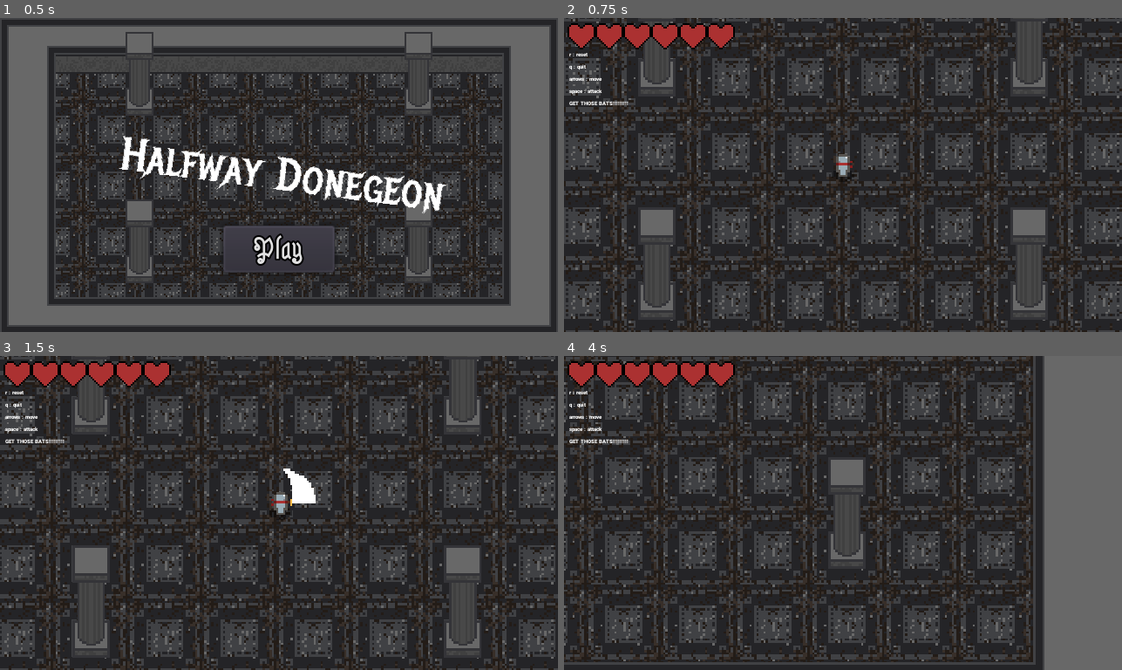
Above: before the commit, frames 1-4 (two rows, left to right).
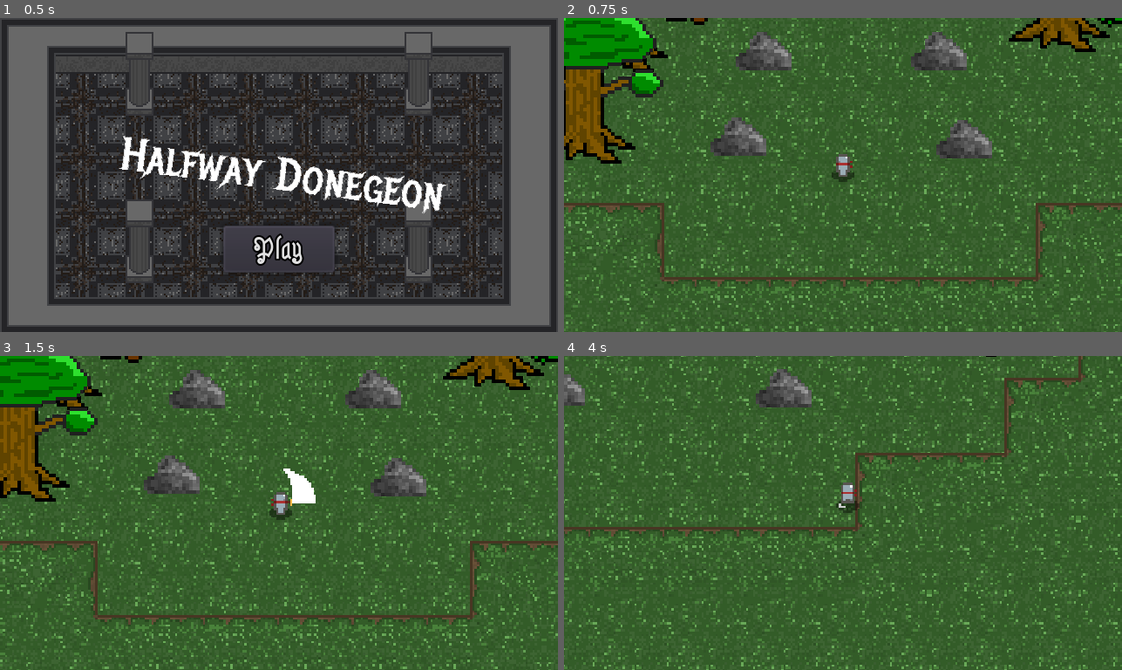
Above: after the commit, the same moments.

Repository: jxprovost/Final_Project-Team_5
Game: Godot game, scene res://World/Menu.tscn
Two runs of this game, one before a commit and one after it. Both use one fixed random seed, a clock stepped at 60 frames per second and the inputs below.
Inputs:
- Up to frame 1 (0.5 s): no input
- Up to frame 2 (0.75 s): click "Play" at 0.5 s
- Up to frame 3 (1.5 s): hold Right (ui_right) from 1.28 s (still down); tap Space (attack) at 1.35 s
- Up to frame 4 (4 s): release Right (ui_right) at 2.03 s; hold Down (ui_down) 2.03-2.78 s; tap Space (attack) at 2.1, 2.85, 3.6 s; hold Right (ui_right) 2.78-3.53 s; hold Up (ui_up) from 3.53 s (still down)

Frame 1 is identical in both runs. In frame 2, 98% of the frame differs, in the area x 0-100%, y 0-100%; in frame 3, 98%; in frame 4, 99%.

Commit message:
Fix Win screen camera issue

Diff:
--- a/Project/World/Menu.gd
+++ b/Project/World/Menu.gd
@@ -3,4 +3,4 @@
 
 func _on_PlayButton_pressed():
 # warning-ignore:return_value_discarded
-	get_tree().change_scene("res://World/World.tscn")
+	get_tree().change_scene("res://World/Overworld/Overworld.tscn")
--- a/Project/World/World.gd
+++ b/Project/World/World.gd
@@ -1,6 +1,7 @@
 extends Node2D
 
 var bats_defeated := 0
+var bat_quest_complete = false
 
 
 func _process(_delta):
@@ -11,7 +12,8 @@
 		quit_level()
 
 	if bats_defeated == 8:
-		complete_bat_quest()
+		if bat_quest_complete == false:
+			complete_bat_quest()
 
 
 func reset_level():
@@ -23,13 +25,16 @@
 
 
 func complete_bat_quest():
+	bat_quest_complete = true
+	$YSort/Player.queue_free()
 	$Camera2D/Control/Win.visible = true
 	$Camera2D/Control/Menu.visible = true
 
 
 func _on_Player_tree_exited():
-	$Camera2D/Control/Loss.visible = true
-	$Camera2D/Control/Menu.visible = true
+	if bat_quest_complete == false:
+		$Camera2D/Control/Loss.visible = true
+		$Camera2D/Control/Menu.visible = true
 
 
 func _on_Bat_bat_defeated():
--- a/Project/World/World.tscn
+++ b/Project/World/World.tscn
@@ -381,30 +381,30 @@
 [node name="Column4" parent="YSort/Columns" instance=ExtResource( 2 )]
 position = Vector2( 240, 144 )
 
-[node name="YSort" type="YSort" parent="YSort"]
-
-[node name="Bat" parent="YSort/YSort" instance=ExtResource( 5 )]
+[node name="Bats" type="YSort" parent="YSort"]
+
+[node name="Bat" parent="YSort/Bats" instance=ExtResource( 5 )]
 position = Vector2( 101, -330 )
 
-[node name="Bat2" parent="YSort/YSort" instance=ExtResource( 5 )]
+[node name="Bat2" parent="YSort/Bats" instance=ExtResource( 5 )]
 position = Vector2( 264, -362 )
 
-[node name="Bat3" parent="YSort/YSort" instance=ExtResource( 5 )]
+[node name="Bat3" parent="YSort/Bats" instance=ExtResource( 5 )]
 position = Vector2( 171, -393 )
 
-[node name="Bat4" parent="YSort/YSort" instance=ExtResource( 5 )]
+[node name="Bat4" parent="YSort/Bats" instance=ExtResource( 5 )]
 position = Vector2( 80, -384 )
 
-[node name="Bat5" parent="YSort/YSort" instance=ExtResource( 5 )]
+[node name="Bat5" parent="YSort/Bats" instance=ExtResource( 5 )]
 position = Vector2( 176, -315 )
 
-[node name="Bat6" parent="YSort/YSort" instance=ExtResource( 5 )]
+[node name="Bat6" parent="YSort/Bats" instance=ExtResource( 5 )]
 position = Vector2( 26, -294 )
 
-[node name="Bat7" parent="YSort/YSort" instance=ExtResource( 5 )]
+[node name="Bat7" parent="YSort/Bats" instance=ExtResource( 5 )]
 position = Vector2( 48, -349 )
 
-[node name="Bat8" parent="YSort/YSort" instance=ExtResource( 5 )]
+[node name="Bat8" parent="YSort/Bats" instance=ExtResource( 5 )]
 position = Vector2( 258, -289 )
 
 [node name="Camera2D" type="Camera2D" parent="."]
@@ -486,12 +486,12 @@
 }
 
 [connection signal="tree_exited" from="YSort/Player" to="." method="_on_Player_tree_exited"]
-[connection signal="bat_defeated" from="YSort/YSort/Bat" to="." method="_on_Bat_bat_defeated"]
-[connection signal="bat_defeated" from="YSort/YSort/Bat2" to="." method="_on_Bat2_bat_defeated"]
-[connection signal="bat_defeated" from="YSort/YSort/Bat3" to="." method="_on_Bat3_bat_defeated"]
-[connection signal="bat_defeated" from="YSort/YSort/Bat4" to="." method="_on_Bat4_bat_defeated"]
-[connection signal="bat_defeated" from="YSort/YSort/Bat5" to="." method="_on_Bat5_bat_defeated"]
-[connection signal="bat_defeated" from="YSort/YSort/Bat6" to="." method="_on_Bat6_bat_defeated"]
-[connection signal="bat_defeated" from="YSort/YSort/Bat7" to="." method="_on_Bat7_bat_defeated"]
-[connection signal="bat_defeated" from="YSort/YSort/Bat8" to="." method="_on_Bat8_bat_defeated"]
+[connection signal="bat_defeated" from="YSort/Bats/Bat" to="." method="_on_Bat_bat_defeated"]
+[connection signal="bat_defeated" from="YSort/Bats/Bat2" to="." method="_on_Bat2_bat_defeated"]
+[connection signal="bat_defeated" from="YSort/Bats/Bat3" to="." method="_on_Bat3_bat_defeated"]
+[connection signal="bat_defeated" from="YSort/Bats/Bat4" to="." method="_on_Bat4_bat_defeated"]
+[connection signal="bat_defeated" from="YSort/Bats/Bat5" to="." method="_on_Bat5_bat_defeated"]
+[connection signal="bat_defeated" from="YSort/Bats/Bat6" to="." method="_on_Bat6_bat_defeated"]
+[connection signal="bat_defeated" from="YSort/Bats/Bat7" to="." method="_on_Bat7_bat_defeated"]
+[connection signal="bat_defeated" from="YSort/Bats/Bat8" to="." method="_on_Bat8_bat_defeated"]
 [connection signal="pressed" from="Camera2D/Control/Menu" to="." method="_on_Menu_pressed"]
